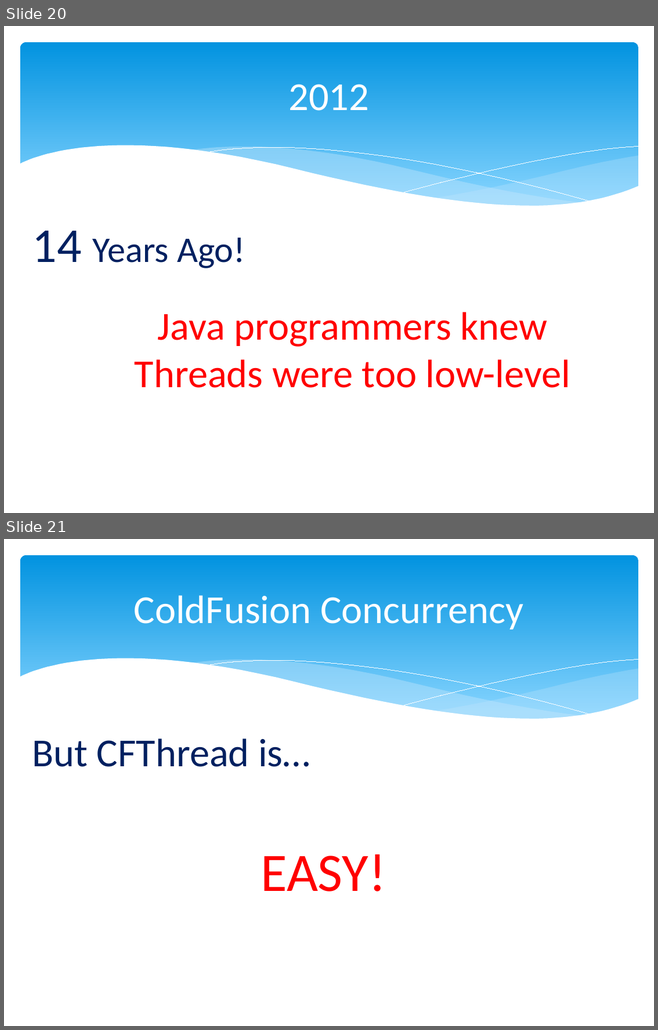
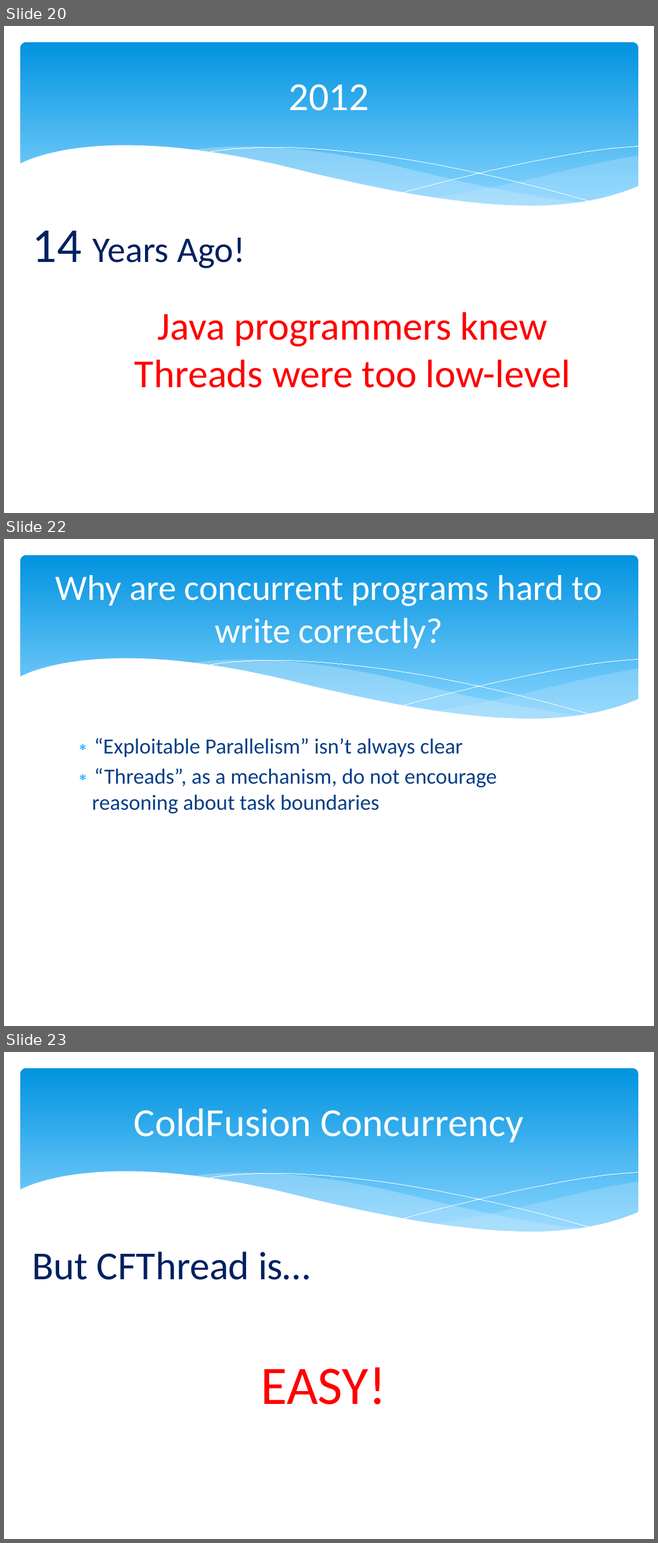
Before and after one commit to marcesher/mxunit-cfmeetups, a slide deck: CFObjective_2012_Concurrency/preso/concurrency_zen.pptx. Shown one above the other, each under a label of ours: slides 20 and 21 before the commit, slides 20, 22 and 23 after it; the slides between them are not shown. The pictures are 658x1030 and 658x1543 pixels, drawn with LibreOffice and Linux fonts; fonts in the diff are those of the drawing. Boxes give left, top, right and bottom in pixels: in the first picture for what was removed or moved away, otherwise in the second. Text is boxed around its words. In the diff, an @@ line names an element or a change of style, - is before the commit and + after.

```diff
--- a/CFObjective_2012_Concurrency/preso/concurrency_zen.pptx
+++ b/CFObjective_2012_Concurrency/preso/concurrency_zen.pptx
@@ slide 22 added at [4,539,654,1026], background #FFFFFF; not listed: 6 template elements that a slide beside it also shows @@
@@ title added at [55,575,601,649], 39.6 pt, text #FFFFFF @@
+Why are concurrent programs hard to write correctly?
@@ text added at [92,738,496,814], 24 pt, text #073E87 @@
+∗ “Exploitable Parallelism” isn’t always clear
+∗ “Threads”, as a mechanism, do not encourage reasoning about task boundaries
@@ what was slide 21 is now slide 23 @@
```
Also in this commit, not shown: 1 slide changed, 5 other slides added.
